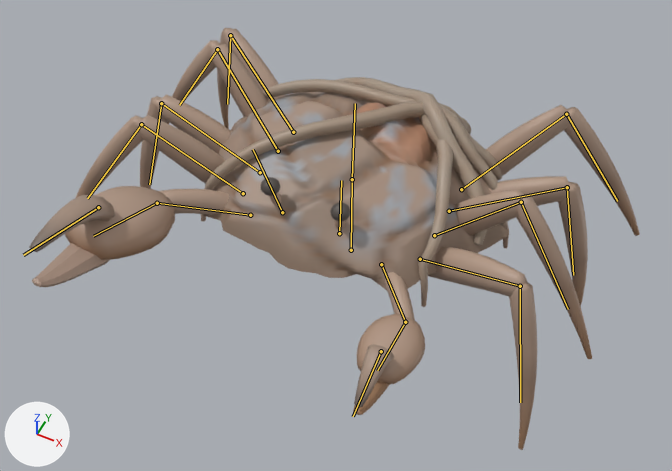
One commit to the glTF model assets/creatures/root_crab/root_crab.glb: the scene before it, then after it.
Before and after are seen from a 50 mm camera at (1.04, -2.22, 2.85) aimed at (0.05, -0.23, 0.36). Lighting does not change. The marker at lower left points along +X, +Y and +Z. The picture after the commit comes second. Both versions are drawn at frame 11 of the action 'attack'; the numbers are the values there. The bones that bend it are drawn over the model as lines.

The first picture shows 'root_crab'.
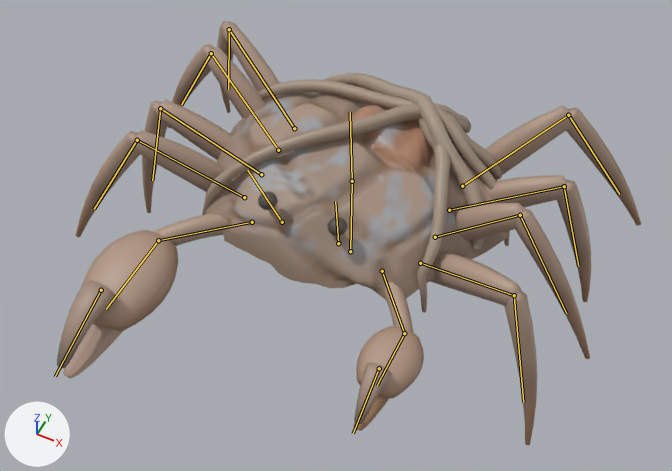
The change, as a diff of the scene's bpy script:
```diff
--- a/assets/creatures/root_crab/root_crab.glb.py
+++ b/assets/creatures/root_crab/root_crab.glb.py
@@ bone_root @@
 bone_root = bpy.data.objects['Armature'].pose.bones['root']
-bone_root.location = (0.0, 0.015, 0.0)
+bone_root.location = (0.0, 0.006, 0.0)
@@ bone_body @@
 bone_body = bpy.data.objects['Armature'].pose.bones['body']  # child of 'root'
-bone_body.rotation_quaternion = (1.0, -0.017, 0.0, 0.0)  # degrees (-2, 0, 0)
+bone_body.rotation_quaternion = (0.999, 0.035, 0.0, 0.0)  # degrees (4, 0, 0)
@@ bone_leg_l0_a @@
 bone_leg_l0_a = bpy.data.objects['Armature'].pose.bones['leg_l0_a']  # child of 'body'
-bone_leg_l0_a.rotation_quaternion = (0.997, -0.06, -0.028, -0.051)  # degrees (-7, -4, -6)
+bone_leg_l0_a.rotation_quaternion = (0.998, -0.048, -0.023, -0.041)  # degrees (-5, -3, -5)
@@ bone_leg_l1_a @@
 bone_leg_l1_a = bpy.data.objects['Armature'].pose.bones['leg_l1_a']  # child of 'body'
-bone_leg_l1_a.rotation_quaternion = (0.997, 0.063, 0.009, 0.054)  # degrees (7, 1, 6)
+bone_leg_l1_a.rotation_quaternion = (0.998, 0.051, 0.008, 0.043)  # degrees (6, 1, 5)
@@ bone_leg_l2_a @@
 bone_leg_l2_a = bpy.data.objects['Armature'].pose.bones['leg_l2_a']  # child of 'body'
-bone_leg_l2_a.rotation_quaternion = (0.997, -0.063, 0.013, -0.054)  # degrees (-7, 1, -6)
+bone_leg_l2_a.rotation_quaternion = (0.998, -0.05, 0.01, -0.043)  # degrees (-6, 1, -5)
@@ bone_leg_l3_a @@
 bone_leg_l3_a = bpy.data.objects['Armature'].pose.bones['leg_l3_a']  # child of 'body'
-bone_leg_l3_a.rotation_quaternion = (0.997, 0.059, -0.031, 0.05)  # degrees (7, -4, 6)
+bone_leg_l3_a.rotation_quaternion = (0.998, 0.047, -0.025, 0.04)  # degrees (5, -3, 4)
@@ bone_leg_r0_a @@
 bone_leg_r0_a = bpy.data.objects['Armature'].pose.bones['leg_r0_a']  # child of 'body'
-bone_leg_r0_a.rotation_quaternion = (0.997, 0.06, -0.028, -0.051)  # degrees (7, -3, -6)
+bone_leg_r0_a.rotation_quaternion = (0.998, 0.048, -0.023, -0.041)  # degrees (6, -2, -5)
@@ bone_leg_r1_a @@
 bone_leg_r1_a = bpy.data.objects['Armature'].pose.bones['leg_r1_a']  # child of 'body'
-bone_leg_r1_a.rotation_quaternion = (0.997, -0.063, 0.009, 0.054)  # degrees (-7, 1, 6)
+bone_leg_r1_a.rotation_quaternion = (0.998, -0.051, 0.008, 0.043)  # degrees (-6, 1, 5)
@@ bone_leg_r2_a @@
 bone_leg_r2_a = bpy.data.objects['Armature'].pose.bones['leg_r2_a']  # child of 'body'
-bone_leg_r2_a.rotation_quaternion = (0.997, 0.063, 0.013, -0.054)  # degrees (7, 2, -6)
+bone_leg_r2_a.rotation_quaternion = (0.998, 0.05, 0.01, -0.043)  # degrees (6, 1, -5)
@@ bone_leg_r3_a @@
 bone_leg_r3_a = bpy.data.objects['Armature'].pose.bones['leg_r3_a']  # child of 'body'
-bone_leg_r3_a.rotation_quaternion = (0.997, -0.059, -0.031, 0.05)  # degrees (-7, -3, 6)
+bone_leg_r3_a.rotation_quaternion = (0.998, -0.047, -0.025, 0.04)  # degrees (-6, -3, 5)
@@ bone_crusher_arm @@
 bone_crusher_arm = bpy.data.objects['Armature'].pose.bones['crusher_arm']  # child of 'body'
-bone_crusher_arm.rotation_quaternion = (0.982, 0.098, 0.101, -0.085)  # degrees (10, 12, -9)
+bone_crusher_arm.rotation_quaternion = (0.996, -0.024, -0.024, -0.008)  # degrees (-3, -3, -1)
@@ bone_crusher_finger @@
 bone_crusher_finger = bpy.data.objects['Armature'].pose.bones['crusher_finger']  # child of 'crusher_hand'
-bone_crusher_finger.rotation_quaternion = (0.991, -0.125, 0.0, 0.0)  # degrees (-14, 0, 0)
+bone_crusher_finger.rotation_quaternion = (0.999, -0.019, 0.0, 0.0)  # degrees (-2, 0, 0)
```

Boxes (x1, y1, x2, y2) around the edits, measured in the pictures (672 x 471 px):
'root_crab', posed: before (29, 28, 640, 450); after (57, 21, 641, 445)
bone 'root', root to tip: before (351, 250) to (352, 179); after (350, 251) to (352, 181)
bone 'body', root to tip: before (352, 179) to (355, 103); after (352, 181) to (350, 112)
bone 'leg_l0_a', root to tip: before (420, 259) to (520, 286); after (420, 263) to (514, 295)
bone 'leg_l1_a', root to tip: before (434, 235) to (521, 202); after (435, 237) to (520, 215)
bone 'leg_l2_a', root to tip: before (449, 211) to (567, 187); after (449, 210) to (564, 186)
bone 'leg_l3_a', root to tip: before (461, 189) to (566, 114); after (462, 186) to (568, 115)
bone 'leg_r0_a', root to tip: before (243, 193) to (141, 124); after (244, 197) to (137, 140)
bone 'leg_r1_a', root to tip: before (260, 172) to (161, 103); after (261, 174) to (160, 108)
bone 'leg_r2_a', root to tip: before (278, 151) to (217, 49); after (278, 150) to (211, 53)
bone 'leg_r3_a', root to tip: before (293, 132) to (230, 35); after (294, 128) to (229, 29)
bone 'crusher_arm', root to tip: before (250, 215) to (157, 203); after (252, 222) to (158, 240)
bone 'crusher_finger', root to tip: before (98, 207) to (23, 255); after (101, 290) to (55, 376)
